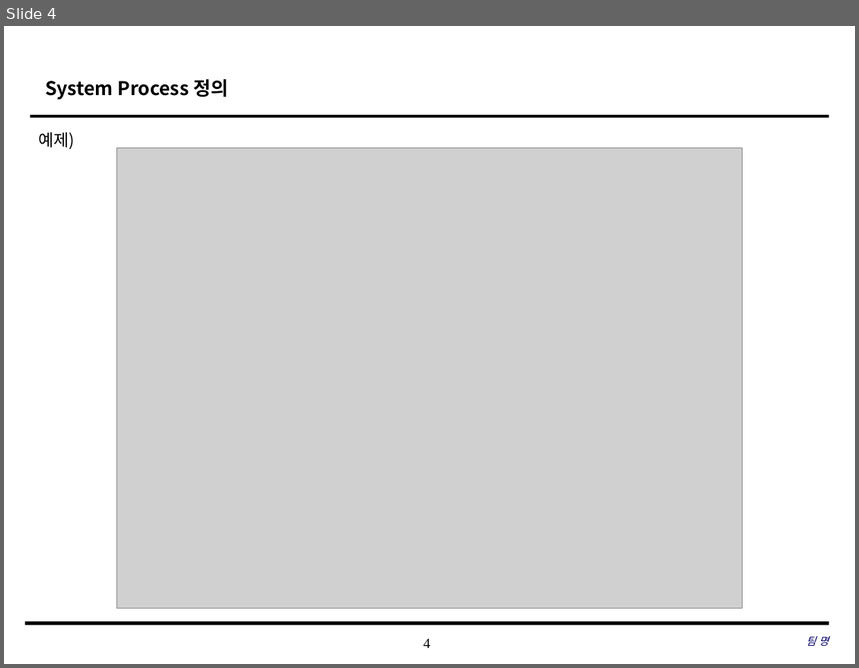
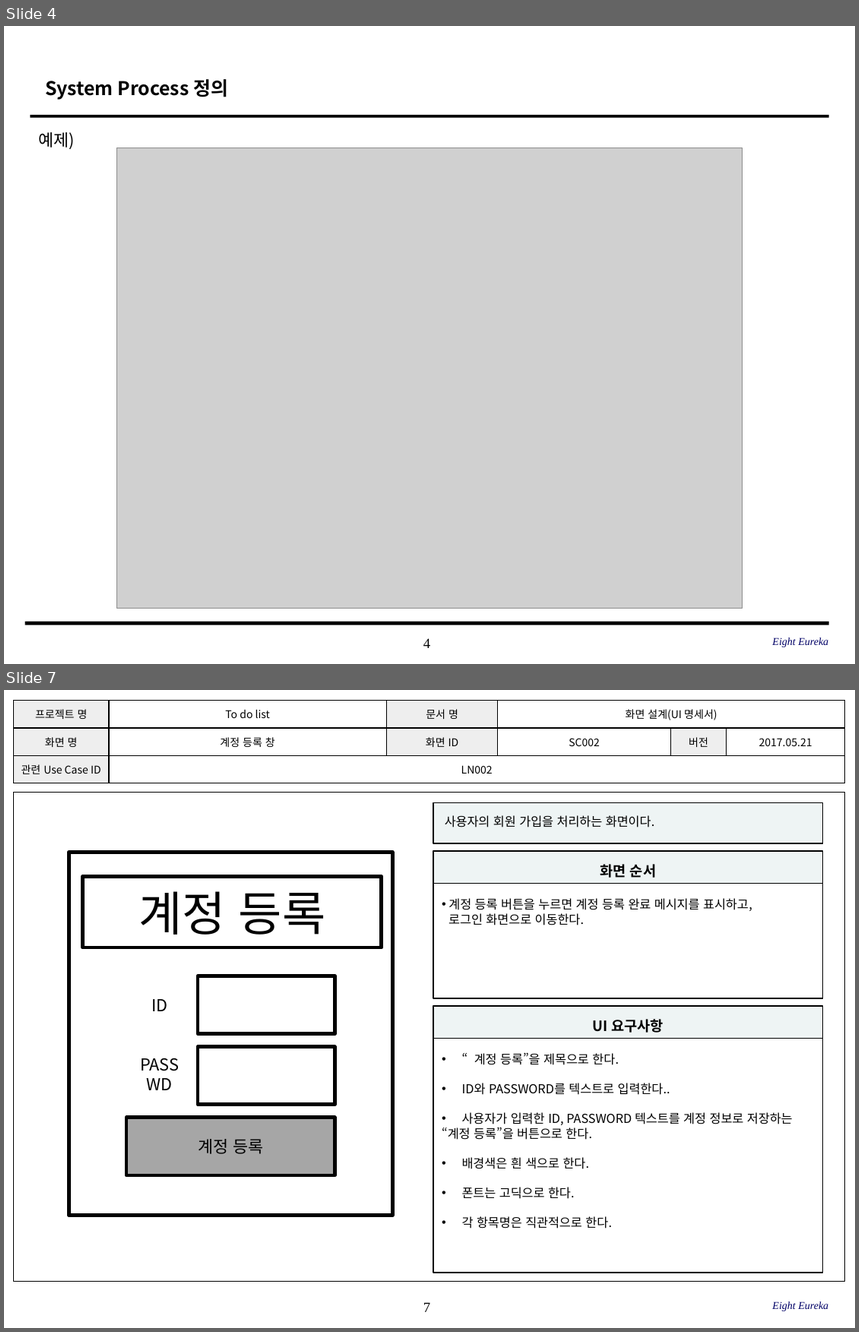
Before and after one commit to SE-admin/8, a slide deck: doc/3_ 설계서/UI Design Template.pptx. Shown one above the other, each under a label of ours: slide 4 before the commit, slides 4 and 7 after it; the slides between them are not shown. The pictures are 859x668 and 859x1332 pixels, drawn with LibreOffice and Linux fonts; fonts in the diff are those of the drawing; grey boxes stand for pictures; background and template pictures are left out. Boxes give left, top, right and bottom in pixels: in the first picture for what was removed or moved away, otherwise in the second. Text is boxed around its words. In the diff, an @@ line names an element or a change of style, - is before the commit and + after.

```diff
--- a/doc/3_ 설계서/UI Design Template.pptx
+++ b/doc/3_ 설계서/UI Design Template.pptx
@@ slide 7 added at <box>4,690,855,1328</box>, background #FFFFFF; not listed: 1 template element that a slide beside it also shows @@
@@ table added at <box>13,700,844,783</box>, 3 rows, 6 columns @@
+프로젝트 명 | To do list | 문서 명 | 화면 설계(UI 명세서) |  | 
+화면 명 | 계정 등록 창 | 화면 ID | SC002 | 버전 | 2017.05.21
+관련 Use Case ID | LN002 |  |  |  | 
@@ rectangle added at <box>13,792,845,1281</box>, outline #000000 0.75 pt @@
@@ rectangle added at <box>434,802,824,844</box>, fill #EEF4F4, outline #000000 1 pt, 10.5 pt, text #000000 @@
+사용자의 회원 가입을 처리하는 화면이다.
@@ rectangle added at <box>434,851,824,883</box>, fill #EEF4F4, outline #000000 1 pt, 12 pt, text #000000, bold @@
+화면 순서
@@ rectangle added at <box>434,883,824,998</box>, fill #FFFFFF, outline #000000 1 pt, 10.5 pt, text #000000 @@
+• 계정 등록 버튼을 누르면 계정 등록 완료 메시지를 표시하고,
+로그인 화면으로 이동한다.
@@ rectangle added at <box>434,1006,824,1038</box>, fill #EEF4F4, outline #000000 1 pt, 12 pt, text #000000, bold @@
+UI 요구사항
@@ rectangle added at <box>434,1038,824,1273</box>, fill #FFFFFF, outline #000000 1 pt, 10.5 pt, text #000000 @@
+• “계정 등록”을 제목으로 한다.
+• ID와 PASSWORD를 텍스트로 입력한다..
+• 사용자가 입력한 ID, PASSWORD 텍스트를 계정 정보로 저장하는
+“계정 등록”을 버튼으로 한다.
+• 배경색은 흰 색으로 한다.
+• 폰트는 고딕으로 한다.
+• 각 항목명은 직관적으로 한다.
@@ group added at <box>69,853,392,1216</box>: 5 rectangles, 2 texts @@
+계정 등록
+ID
+PASSWD
+계정 등록
@@ text added at <box>772,1302,829,1312</box>, 9 pt, text #000066, italic @@
+Eight Eureka
@@ slide 4 changed as well @@
@@ text at <box>772,638,829,648</box>: text changed @@
-팀 명
+Eight Eureka
```
Also in this commit, not shown: 4 other slides changed, 6 other slides added, 1 slide removed.
